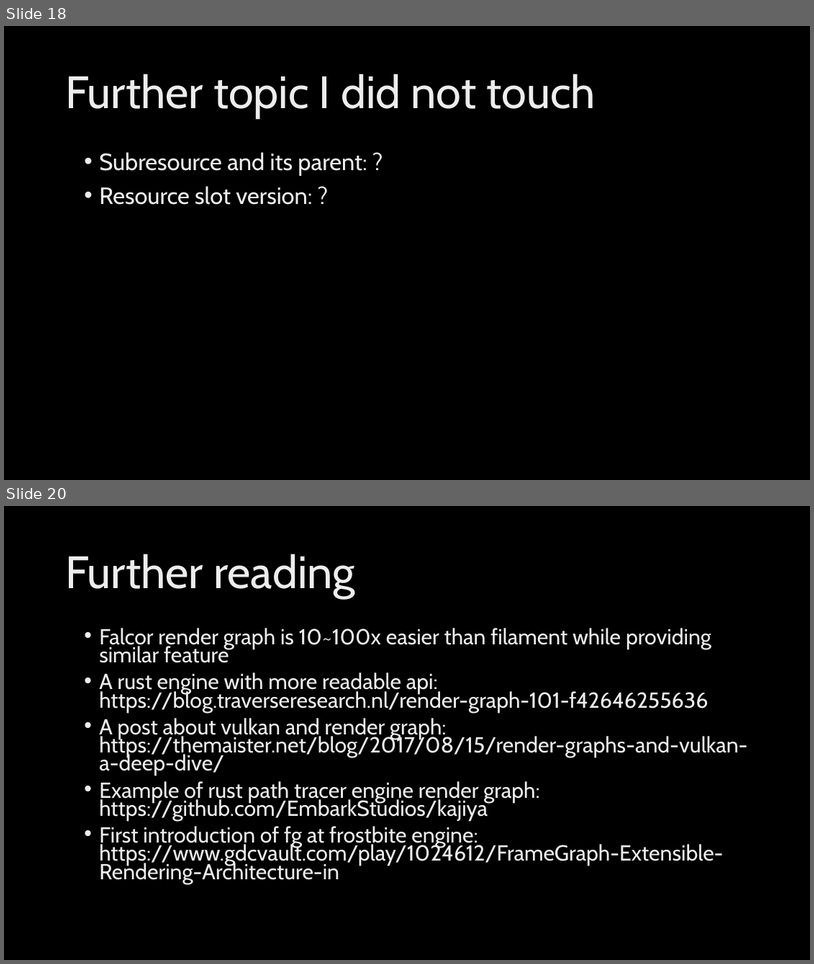
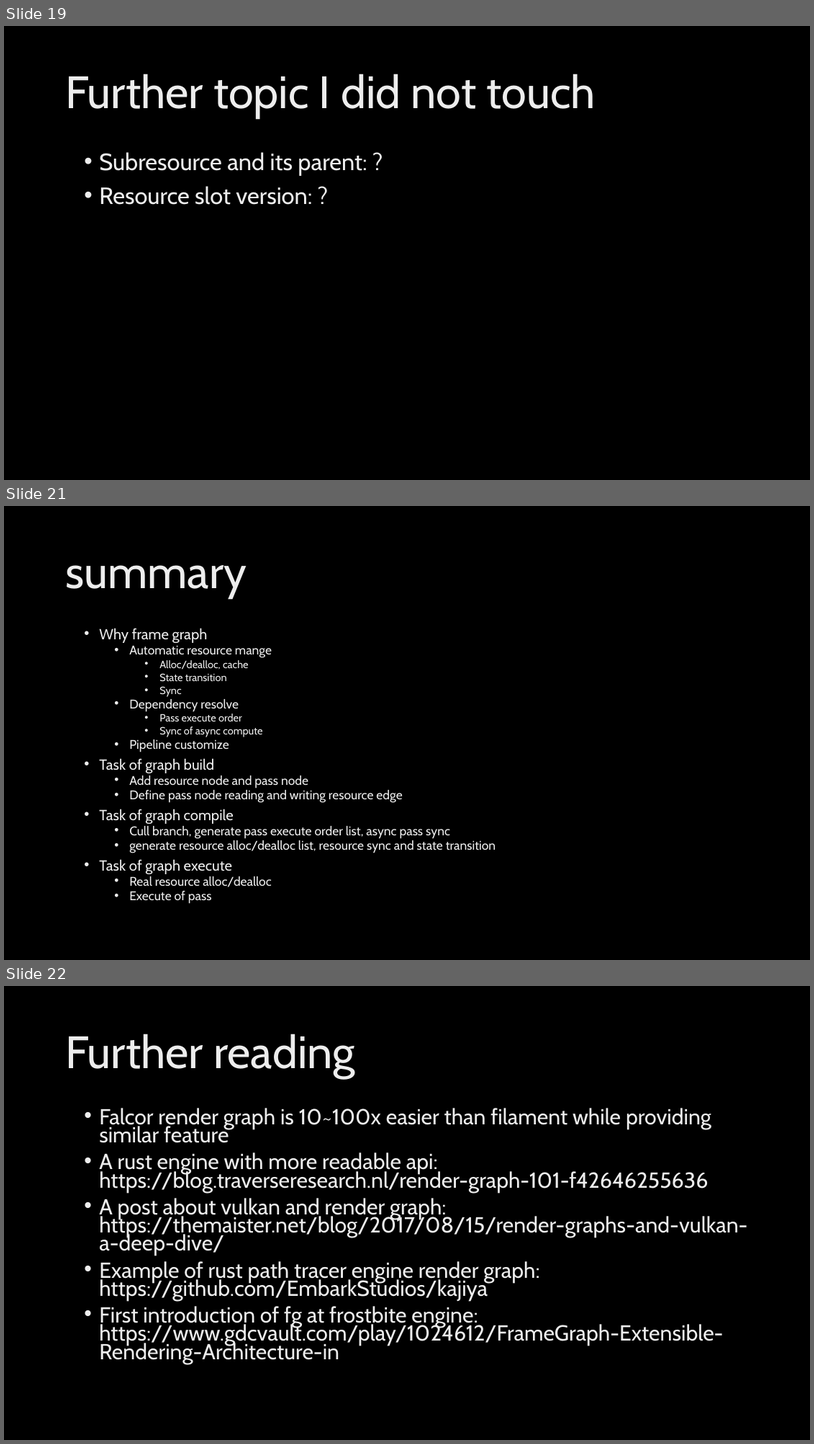
Before and after one commit to AndrewChan2022/ppt, a slide deck: Filament frame graph introduction.pptx. Shown one above the other, each under a label of ours: slides 18 and 20 before the commit, slides 19, 21 and 22 after it; the slides between them are not shown. The pictures are 814x964 and 814x1444 pixels, drawn with LibreOffice and Linux fonts; fonts in the diff are those of the drawing; background and template pictures are left out. Boxes give left, top, right and bottom in pixels: in the first picture for what was removed or moved away, otherwise in the second. Text is boxed around its words. In the diff, an @@ line names an element or a change of style, - is before the commit and + after.

```diff
--- a/Filament frame graph introduction.pptx
+++ b/Filament frame graph introduction.pptx
@@ slide 21 added at (4,506,810,960), background picture (left out) @@
@@ title added at (65,565,247,599), 54 pt, text gradient #BFBFBF to #EDEDED to #FFFFFF @@
+summary
@@ text added at (99,628,496,903), 15 pt, text gradient #BFBFBF to #EDEDED to #FFFFFF @@
+• Why frame graph
+  • Automatic resource mange
+    • Alloc/dealloc, cache
+    • State transition
+    • Sync
+  • Dependency resolve
+    • Pass execute order
+    • Sync of async compute
+  • Pipeline customize
+• Task of graph build
+  • Add resource node and pass node
+  • Define pass node reading and writing resource edge
+• Task of graph compile
+  • Cull branch, generate pass execute order list, async pass sync
+  • generate resource alloc/dealloc list, resource sync and state transition
+• Task of graph execute
+  • Real resource alloc/dealloc
+  • Execute of pass
@@ what was slide 18 is now slide 19 @@
@@ what was slide 20 is now slide 22 @@
```
Also in this commit, not shown: 4 slides changed, 1 other slide added.
